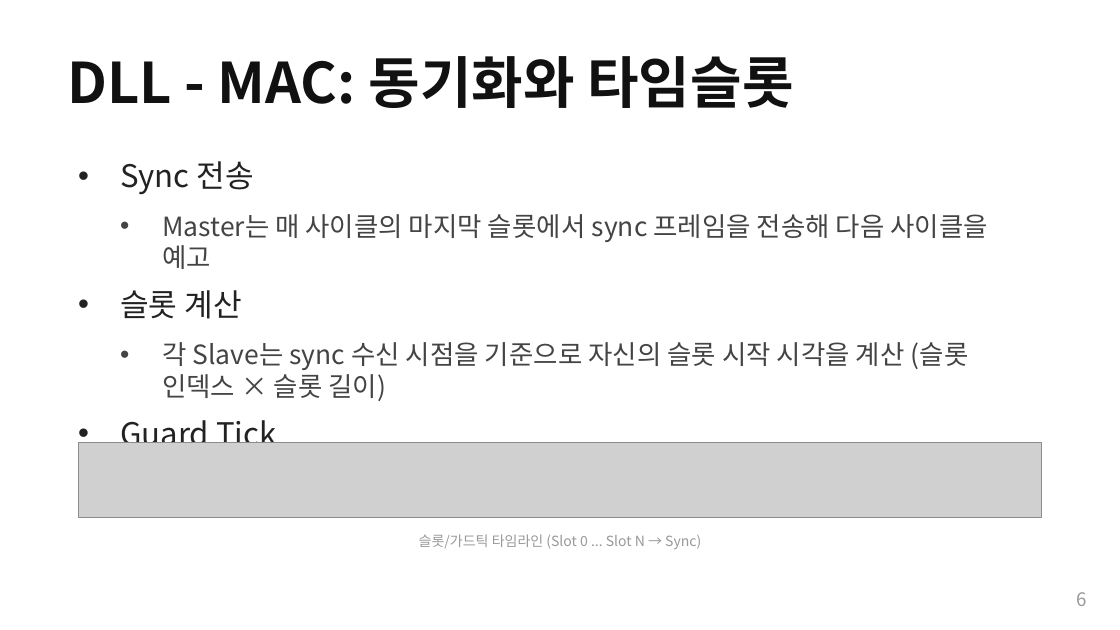
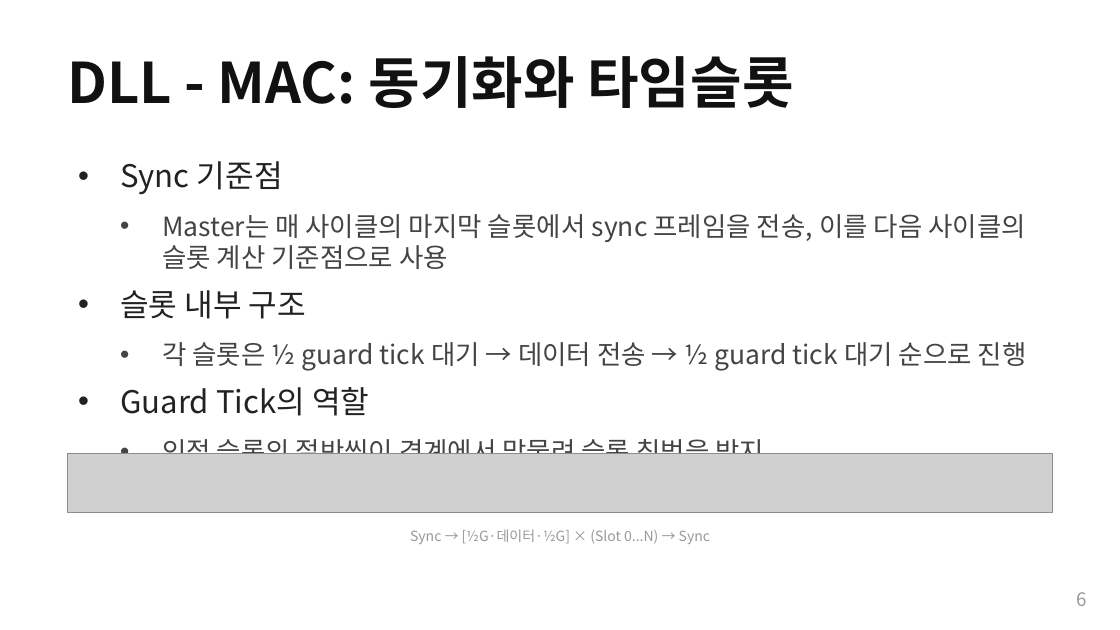
Before and after one commit to Woodong02/SoC_Design_and_Programming, a slide deck: slide 6 of section2_tdma_protocol.pptx. Drawn at 1120x630 pixels with LibreOffice and Linux fonts; fonts in the diff are those of the drawing; grey boxes stand for pictures. Boxes give left, top, right and bottom in pixels: in the first picture for what was removed or moved away, otherwise in the second. Text is boxed around its words. In the diff, an @@ line names an element or a change of style, - is before the commit and + after.

```diff
--- a/section2_tdma_protocol.pptx
+++ b/section2_tdma_protocol.pptx
@@ text at bbox=[120, 161, 1027, 454]: text changed @@
-• Sync 전송
-  • Master는 매 사이클의 마지막 슬롯에서 sync 프레임을 전송해 다음 사이클을 예고
-• 슬롯 계산
-  • 각 Slave는 sync 수신 시점을 기준으로 자신의 슬롯 시작 시각을 계산 (슬롯 인덱스 × 슬롯 길이)
-• Guard Tick
-  • 슬롯 경계마다 여유 시간을 두어 인접 슬롯 침범을 방지
+• Sync 기준점
+  • Master는 매 사이클의 마지막 슬롯에서 sync 프레임을 전송, 이를 다음 사이클의 슬롯 계산 기준점으로 사용
+• 슬롯 내부 구조
+  • 각 슬롯은 ½ guard tick 대기 → 데이터 전송 → ½ guard tick 대기 순으로 진행
+• Guard Tick의 역할
+  • 인접 슬롯의 절반씩이 경계에서 맞물려 슬롯 침범을 방지
@@ picture: place and size @@
-picture at bbox=[78, 442, 1042, 517]
+picture at bbox=[67, 454, 1053, 513]
@@ text at bbox=[410, 529, 710, 544]: text changed @@
-슬롯/가드틱 타임라인 (Slot 0 ... Slot N → Sync)
+Sync → [½G·데이터·½G] × (Slot 0...N) → Sync
```
Also in this commit, not shown: 3 other slides changed, 8 other files.
